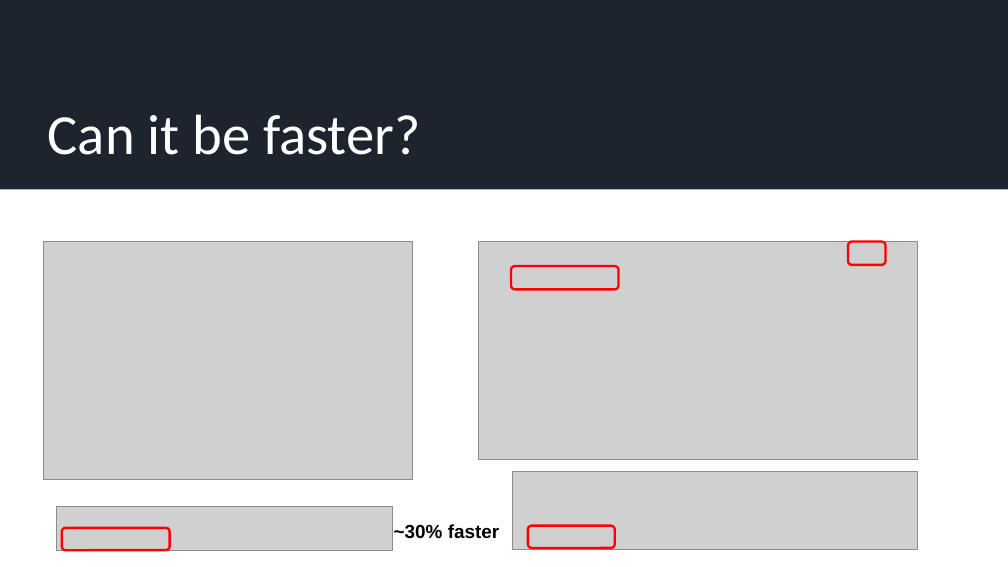
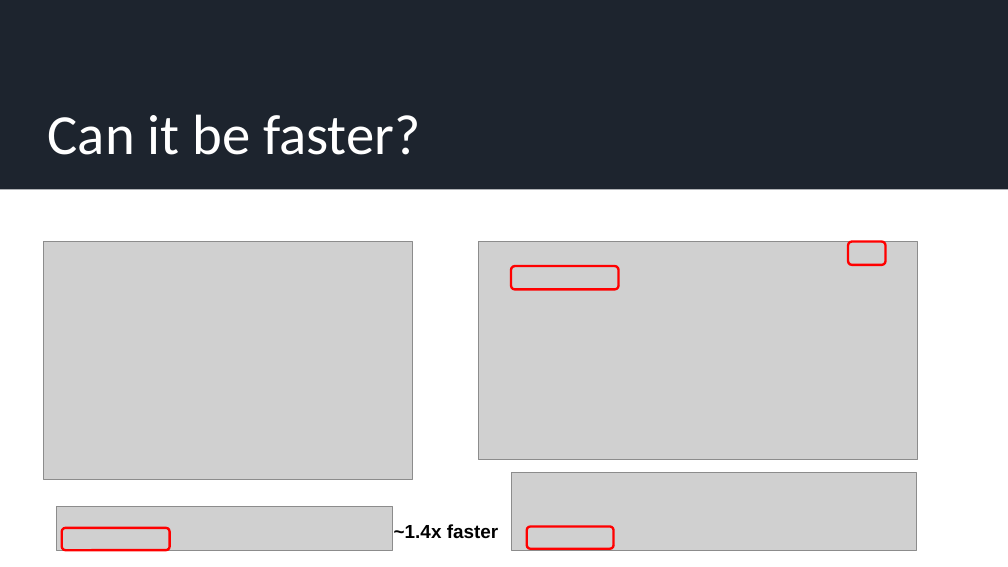
Before and after one commit to JamieMair/julia-for-research-with-hpc, a slide deck: slide 8 of Practical examples of accelerating numerical and ML research.pptx. Drawn at 1008x567 pixels with LibreOffice and Linux fonts; fonts in the diff are those of the drawing; grey boxes stand for pictures. Boxes give left, top, right and bottom in pixels: in the first picture for what was removed or moved away, otherwise in the second. Text is boxed around its words. In the diff, an @@ line names an element or a change of style, - is before the commit and + after.

```diff
--- a/Practical examples of accelerating numerical and ML research.pptx
+++ b/Practical examples of accelerating numerical and ML research.pptx
@@ text at [394,524,498,539]: text changed @@
-~30% faster
+~1.4x faster
```
Also in this commit, not shown: 5 other slides changed, 7 slides added, 1 slide removed.
